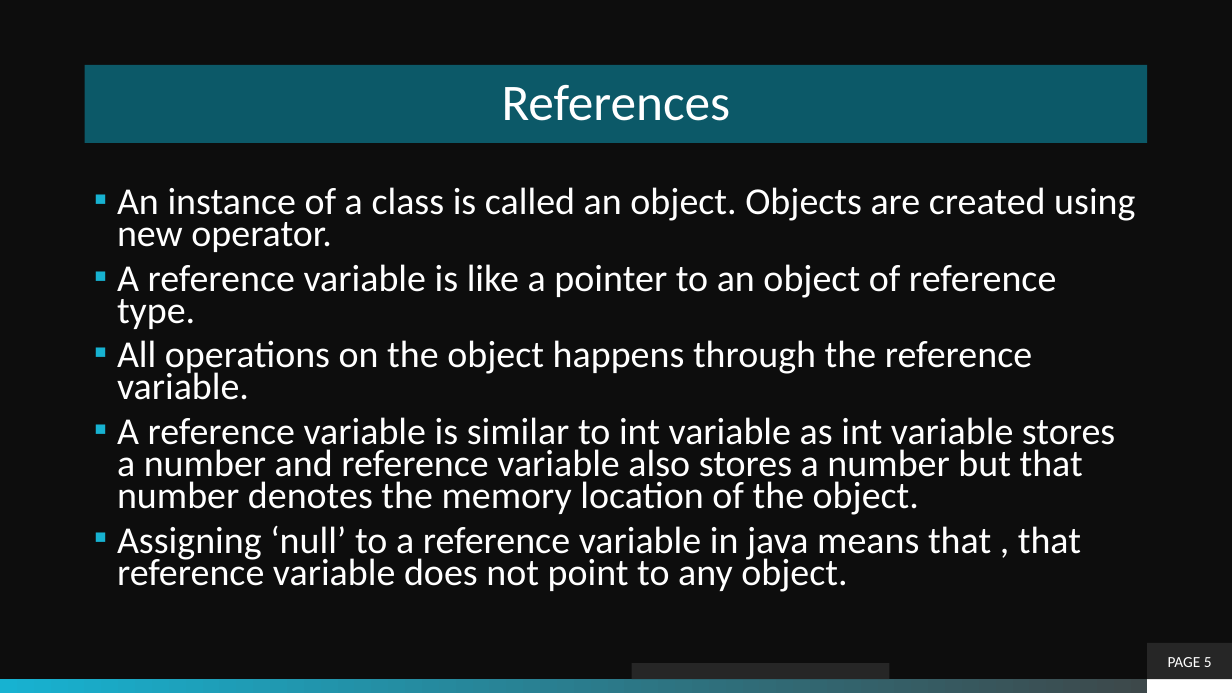
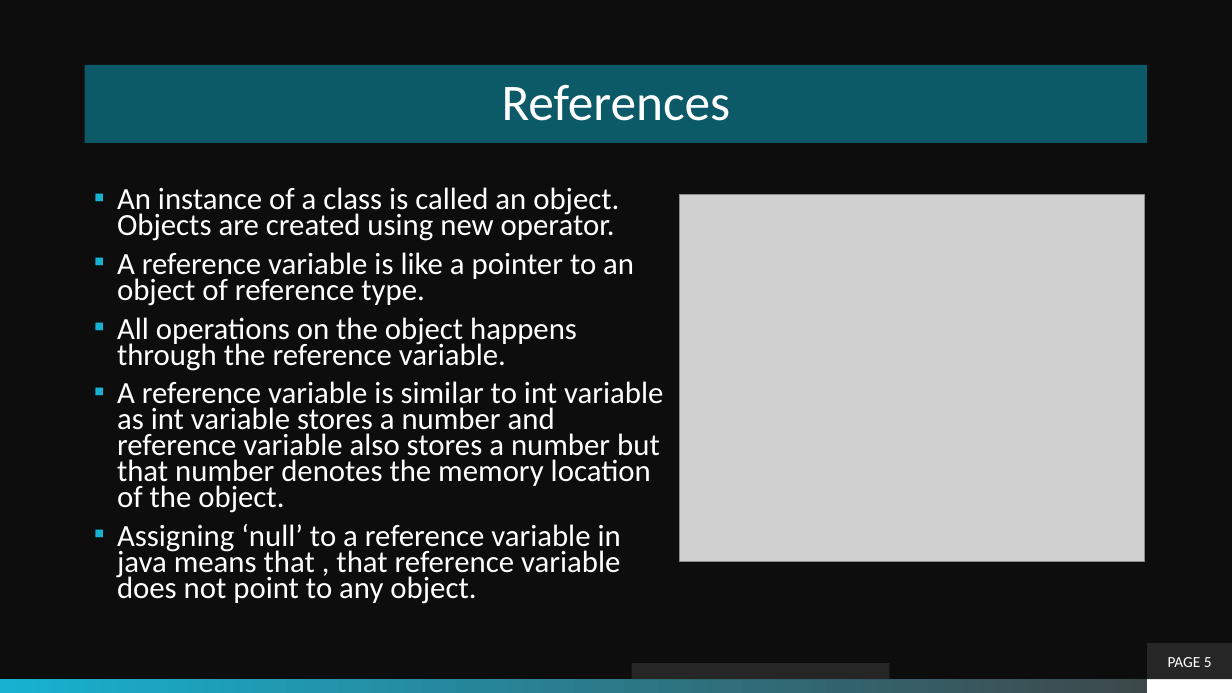
Before and after one commit to theLeonidas/Courses, a slide deck: slide 5 of courseMaterial/Objective-6-Describing and Using Objects and Classes/Describing and Using Objects and Classes.pptx. Drawn at 1232x693 pixels with LibreOffice and Linux fonts; fonts in the diff are those of the drawing; grey boxes stand for pictures; background and template pictures are left out. Boxes give left, top, right and bottom in pixels: in the first picture for what was removed or moved away, otherwise in the second. Text is boxed around its words. In the diff, an @@ line names an element or a change of style, - is before the commit and + after.

```diff
--- a/courseMaterial/Objective-6-Describing and Using Objects and Classes/Describing and Using Objects and Classes.pptx
+++ b/courseMaterial/Objective-6-Describing and Using Objects and Classes/Describing and Using Objects and Classes.pptx
@@ text "An instance of a class ..." at (117,187,663,604): size 29.6 to 24.1 pt @@
@@ picture added at (680,195,1144,563) @@
```
Also in this commit, not shown: 1 other slide changed, 31 other files.
